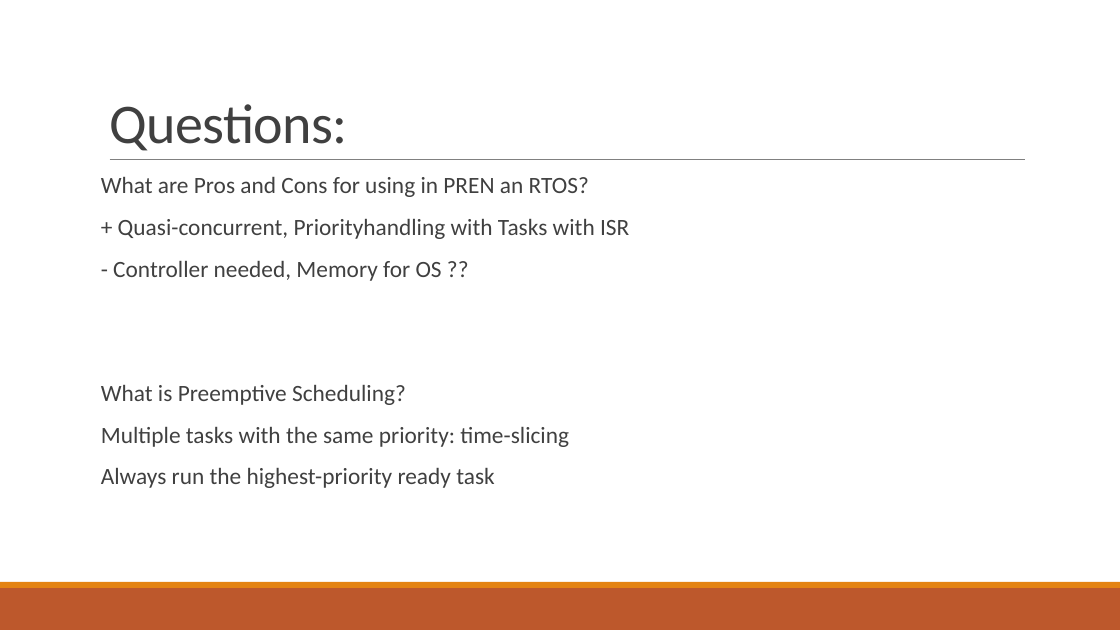
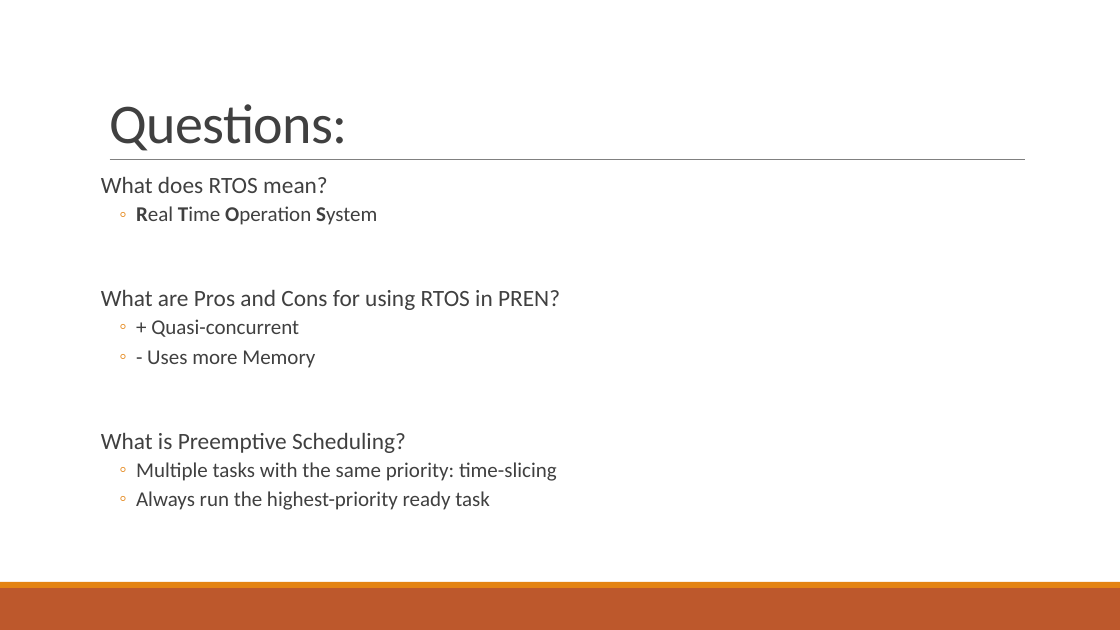
Before and after one commit to tfineich/INTRO_Projekt, a slide deck: slide 16 of Recap_SW5_Ineichen_Stecher.pptx (slide 18 before the commit). Drawn at 1120x630 pixels with LibreOffice and Linux fonts; fonts in the diff are those of the drawing. Boxes give left, top, right and bottom in pixels: in the first picture for what was removed or moved away, otherwise in the second. Text is boxed around its words. In the diff, an @@ line names an element or a change of style, - is before the commit and + after.

```diff
--- a/Recap_SW5_Ineichen_Stecher.pptx
+++ b/Recap_SW5_Ineichen_Stecher.pptx
@@ text at <box>101,177,560,368</box>: text changed; size 20 to 18 pt @@
-What are Pros and Cons for using in PREN an RTOS?
-+ Quasi-concurrent, Priorityhandling with Tasks with ISR
-- Controller needed, Memory for OS ??
+What does RTOS mean?
+  ◦ Real Time Operation System
+What are Pros and Cons for using RTOS in PREN?
+  ◦ + Quasi-concurrent
+  ◦ - Uses more Memory
@@ text at <box>136,462,557,510</box>: size 20 to 18 pt in "Multiple tasks with the same priority: time-slicing", "Always run the highest-priority ready task"; bullet none to ◦; list level 1 to 2 in "Multiple tasks with the same ..."; list level 1 to 2 in "Always run the highest-priority ready ..." @@
```
Also in this commit, not shown: 7 other slides changed, 2 slides removed.
